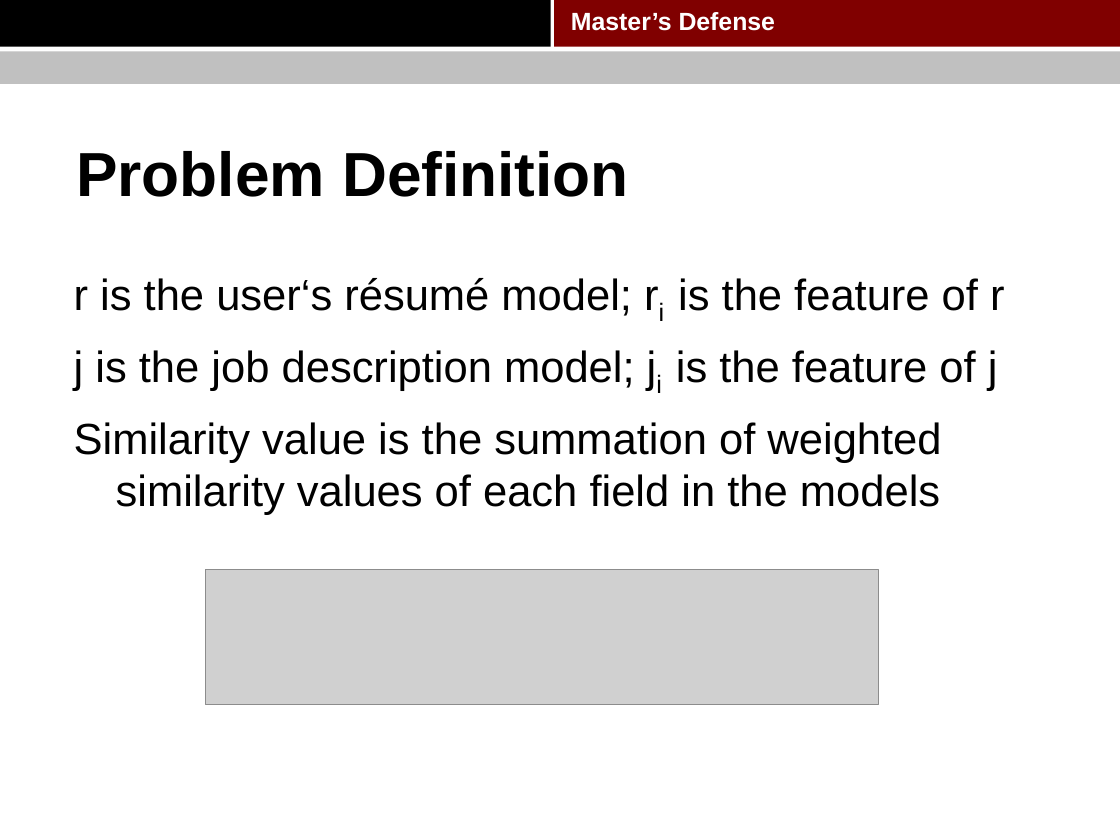
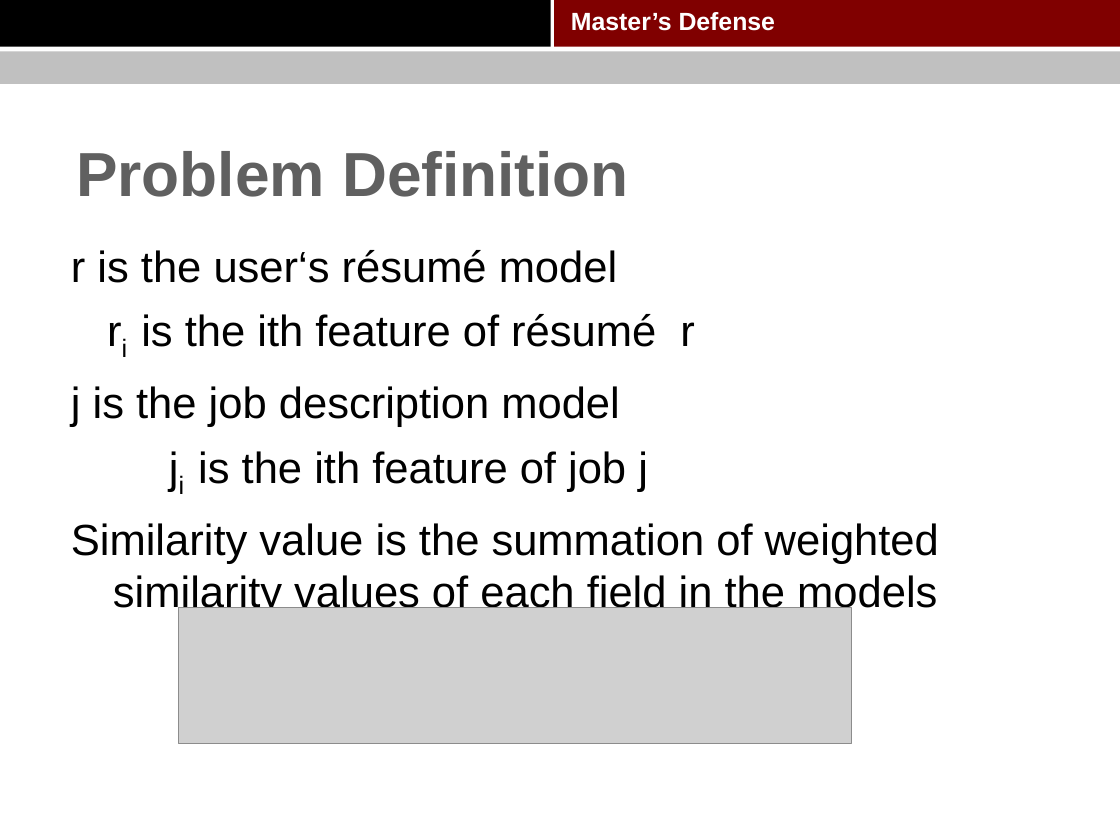
Before and after one commit to pkushiqiang/thesis, a slide deck: slide 21 of media/Master's thesis.pptx (slide 20 before the commit). Drawn at 1120x840 pixels with LibreOffice and Linux fonts; fonts in the diff are those of the drawing; grey boxes stand for pictures; background and template pictures are left out. Boxes give left, top, right and bottom in pixels: in the first picture for what was removed or moved away, otherwise in the second. Text is boxed around its words. In the diff, an @@ line names an element or a change of style, - is before the commit and + after.

Commit message:
update

```diff
--- a/media/Master's thesis.pptx
+++ b/media/Master's thesis.pptx
@@ title "Problem Definition" at bbox=[76, 151, 628, 197]: text colour #000000 to #606060 @@
@@ text "r is the user‘s résumé ...": place and size @@
-text "r is the user‘s résumé ..." at bbox=[74, 278, 1005, 515]
+text "r is the user‘s résumé ..." at bbox=[71, 250, 939, 616]
@@ text at bbox=[71, 250, 695, 492]: text changed @@
-r is the user‘s résumé model; ri is the feature of r
-j is the job description model; ji is the feature of j
+r is the user‘s résumé model
+ri is the ith feature of résumé r
+j is the job description model
+ji is the ith feature of job j
@@ picture: place and size @@
-picture at bbox=[205, 569, 878, 704]
+picture at bbox=[178, 608, 851, 744]
```
Also in this commit, not shown: 68 other slides changed, 3 slides added.
